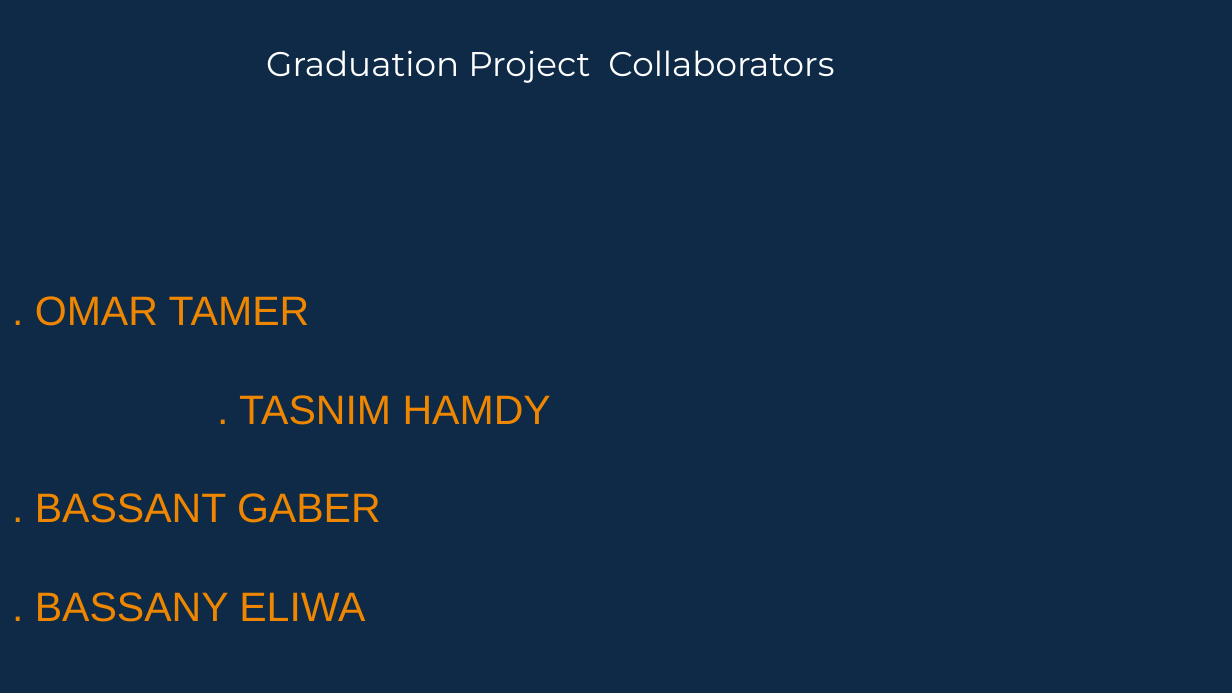
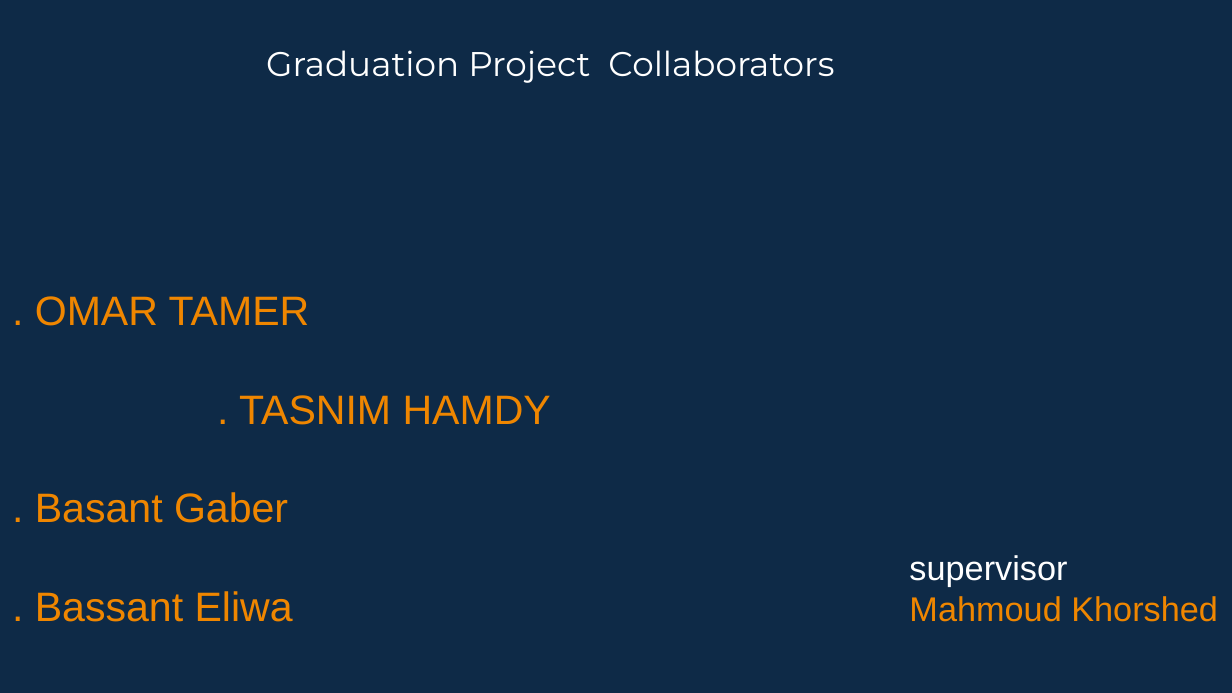
Before and after one commit to OmarTamer2004/depi-project-, a slide deck: slide 2 of PRESENTATION.pptx. Drawn at 1232x693 pixels with LibreOffice and Linux fonts; fonts in the diff are those of the drawing. Boxes give left, top, right and bottom in pixels: in the first picture for what was removed or moved away, otherwise in the second. Text is boxed around its words. In the diff, an @@ line names an element or a change of style, - is before the commit and + after.

```diff
--- a/PRESENTATION.pptx
+++ b/PRESENTATION.pptx
@@ text at [35,492,293,622]: text changed @@
-. BASSANT GABER
-. BASSANY ELIWA
+. Basant Gaber
+. Bassant Eliwa
@@ text added at [909,555,1218,622], 20 pt, text #EF8600 @@
+supervisor
+Mahmoud Khorshed
```
Also in this commit, not shown: 6 other slides changed, 1 slide removed.
